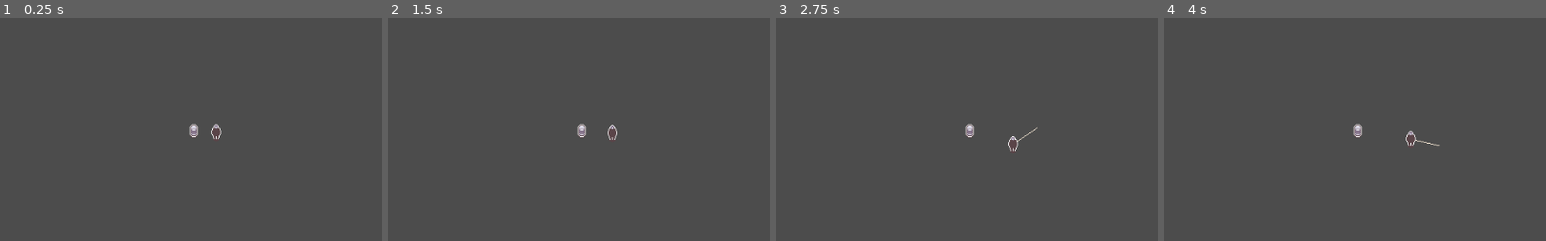
Above: before the commit, frames 1-4 (left to right).
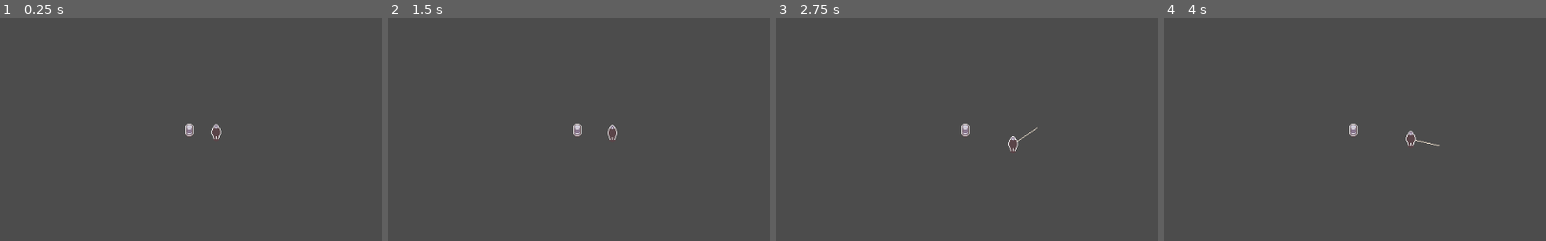
Above: after the commit, the same moments.

Repository: Fris0uman/Symbiotic_scavenger
Game: Godot game, scene res://assets/Scenes/Main.tscn
The game is run twice, just before and just after one commit, with the same random seed, the same clock (stepped at 60 frames per second) and the same inputs. This scene is started directly instead of the project's main scene.
Inputs (mouse positions are % of the whole screen's width and height, from its top left):
- Up to frame 1 (0.25 s): no input
- Up to frame 2 (1.5 s): tap Enter at 0.5 s; move the mouse to (72, 45) at 0.52 s; hold D (move_right) 0.53-1.28 s; hold E (grab) 0.53-1.28 s; tap Space at 1.25 s; move the mouse to (30, 55) at 1.27 s; hold S (move_down) from 1.28 s (still down); tap E (grab) at 1.35 s
- Up to frame 3 (2.75 s): move the mouse to (60, 28) at 2.02 s; release S (move_down) at 2.03 s; hold D (move_right) from 2.03 s (still down); hold E (grab) from 2.03 s (still down)
- Up to frame 4 (4 s): move the mouse to (45, 70) at 2.77 s; release D (move_right) at 2.78 s; release E (grab) at 2.78 s; hold Up (move_up) 2.78-3.53 s; tap E (grab) at 2.85 s; tap Enter at 3.5 s; move the mouse to (80, 65) at 3.52 s; hold A (move_left) from 3.53 s (still down); hold E (grab) from 3.53 s (still down)
The pictures show only the part of the screen within x 9-59%, y 23-73%; the shares and areas given below are measured in that part.

The runs differ from the first frame. In frame 1, 0.2% of the frame differs, in the area x 48-52%, y 47-54%; in frame 2, 0.2%; in frame 3, 0.2%; in frame 4, 0.2%.

Commit message:
rename Object to Body

Diff:
--- a/assets/Scenes/Object.tscn
+++ b/assets/Scenes/Body.tscn
@@ -1,12 +1,12 @@
 [gd_scene load_steps=4 format=2]
 
 [ext_resource path="res://assets/cdda_sprites/30gal_drum_winter.png" type="Texture" id=1]
-[ext_resource path="res://src/Object.gd" type="Script" id=2]
+[ext_resource path="res://src/Body.gd" type="Script" id=2]
 
 [sub_resource type="RectangleShape2D" id=1]
 extents = Vector2( 5.5, 8.5 )
 
-[node name="Object" type="RigidBody2D"]
+[node name="Body" type="RigidBody2D"]
 mass = 40.0
 script = ExtResource( 2 )
 
--- a/assets/Scenes/Main.tscn
+++ b/assets/Scenes/Main.tscn
@@ -1,7 +1,7 @@
 [gd_scene load_steps=3 format=2]
 
 [ext_resource path="res://assets/Scenes/Player.tscn" type="PackedScene" id=1]
-[ext_resource path="res://assets/Scenes/Object.tscn" type="PackedScene" id=2]
+[ext_resource path="res://assets/Scenes/Body.tscn" type="PackedScene" id=2]
 
 [node name="Node2D" type="Node2D"]
 
@@ -9,4 +9,4 @@
 position = Vector2( 384, 290 )
 
 [node name="Object" parent="." instance=ExtResource( 2 )]
-position = Vector2( 355, 286 )
+position = Vector2( 349, 285 )
Renamed: src/Object.gd -> src/Body.gd
